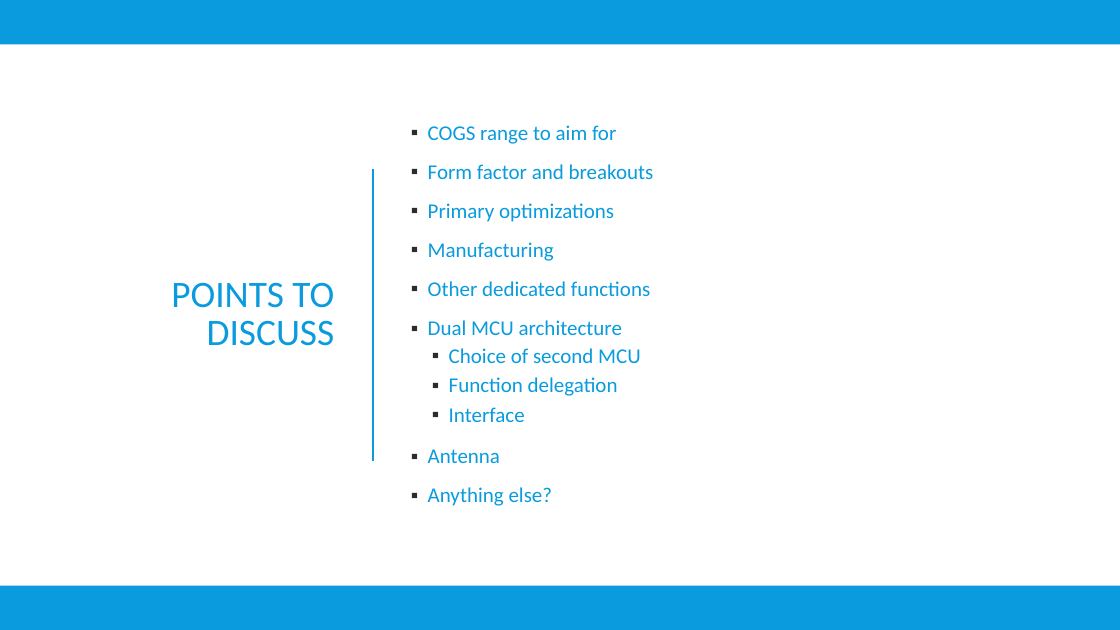
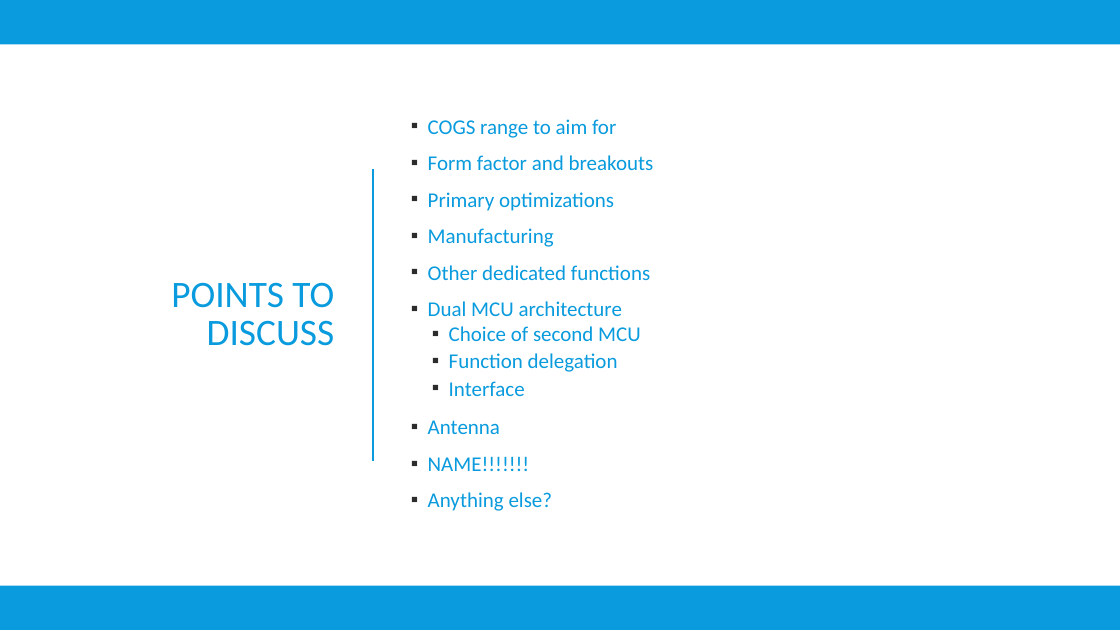
Before and after one commit to moddog1025/Unnamed-Dev-Board, a slide deck: slide 7 of Docs/dev_board_scope_presentation.pptx. Drawn at 1120x630 pixels with LibreOffice and Linux fonts; fonts in the diff are those of the drawing. Boxes give left, top, right and bottom in pixels: in the first picture for what was removed or moved away, otherwise in the second. Text is boxed around its words. In the diff, an @@ line names an element or a change of style, - is before the commit and + after.

```diff
--- a/Docs/dev_board_scope_presentation.pptx
+++ b/Docs/dev_board_scope_presentation.pptx
@@ text at [428,119,654,511]: line spacing 0.9 to 0.8 @@
@@ text at [428,456,530,471]: paragraph added @@
+▪ NAME!!!!!!!
```
Also in this commit, not shown: 1 other slide changed.
